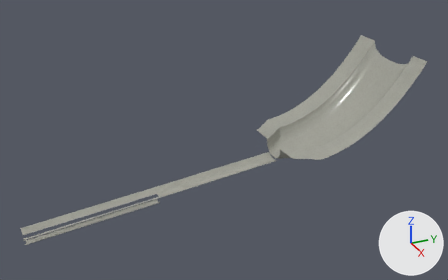
Two versions of the FBX model Assets/_project/Art/Models/OldTownLevelGeo/OldtownDam.fbx, one commit apart.
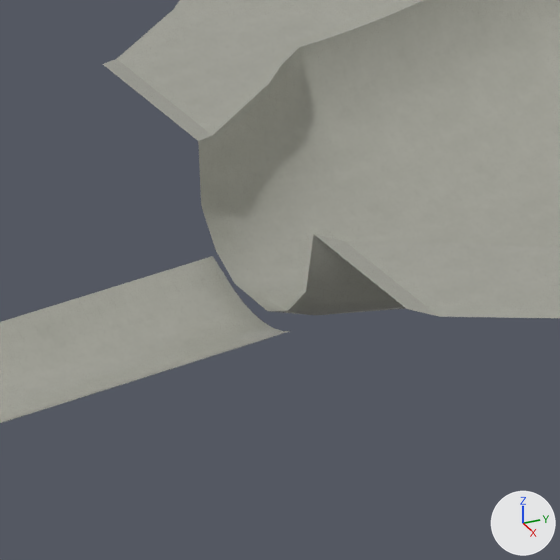
Each version appears first whole from a camera (50 mm lens) standing at (14.3, -12.21, 0.07) and looking at (8.67, -9.68, -2.75), and next in a close-up on the part from 55% to 69% of the width and 44% to 67% of the height. Lighting does not change. The marker at lower right points along +X, +Y and +Z. Where no turn or scale is listed for an object, it has been applied to the vertices. Vertices at the same position are counted once.
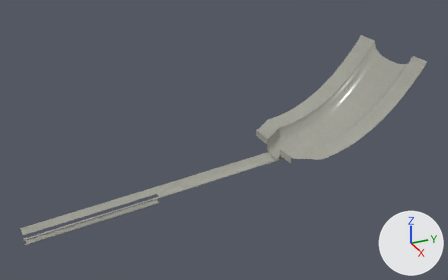
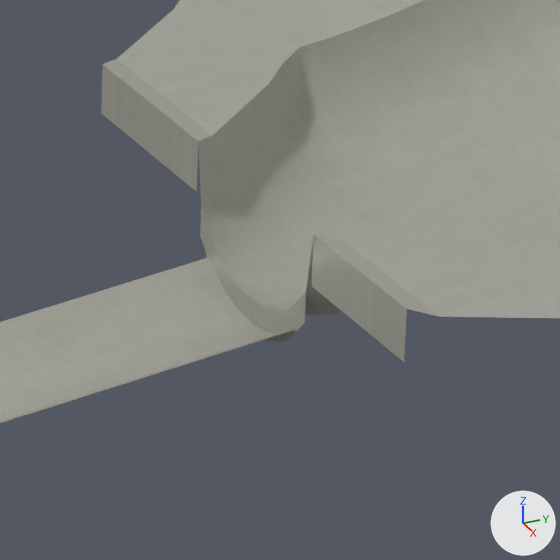
Where the newer file only moved an object's origin or applied its transform, the numbers keep the older frame.

Patch to the scene script:
```diff
--- a/Assets/_project/Art/Models/OldTownLevelGeo/OldtownDam.fbx.py
+++ b/Assets/_project/Art/Models/OldTownLevelGeo/OldtownDam.fbx.py
@@ me_mesh @@
 # used by ob_object003; location = (1.646, -3.492, 0.0)
-me_mesh.from_pydata(...)  # 1297 vertices, 1869 faces; spans x 6.4..7.62, y -8.4..-4.01, z -3.48..-1.97
+me_mesh.from_pydata(...)  # 1315 vertices, 1883 faces; spans x 6.4..7.62, y -8.4..-4.01, z -3.48..-1.97
+# me_mesh part 1
+# 1 vertex is removed from x 7.03, y -4.71, z -2.85
+# 6 faces are deleted
+# 1 vertex moves within x 7.03, y -4.72, z -2.85
+# 12 vertices are added at x 6.59..7.42, y -5.56..-4.72, z -3.12..-2.85
+# 7 new vertices lie (0.0, 0.0, -0.04) away from vertices in x 6.88..7.17, y -5.56, z -3.07..-3.0
+# 20 new faces join them
+# me_mesh part 2: 1801 kept faces spanning x 6.4..7.62, y -5.56..-4.01, z -3.08..-1.97 get new texture (UV) coordinates
 me_mesh.materials.append(mat_material__24)
```

Location of each change, (x1, y1, x2, y2) in pixels of the close-ups (560 x 560 px):
part 1 of me_mesh, built on: after (101, 64, 407, 362)
part 2 of me_mesh, surface changed: (103, 63, 409, 315) in both
